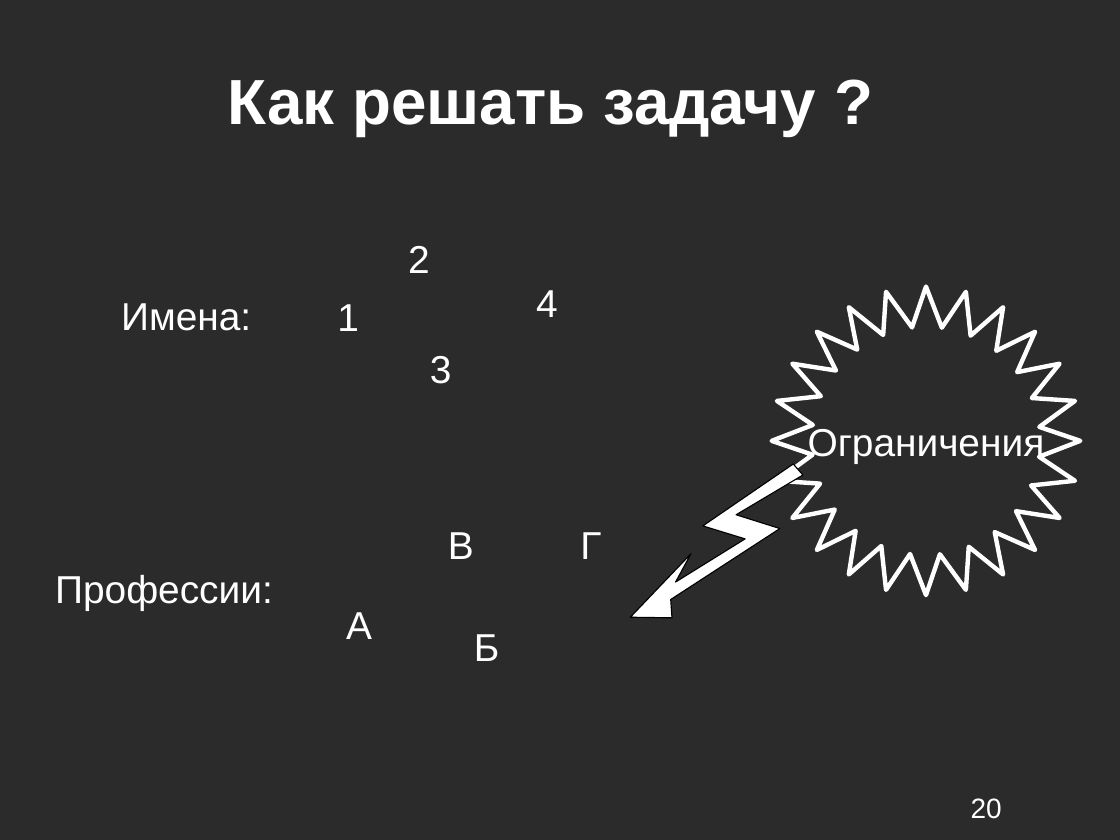
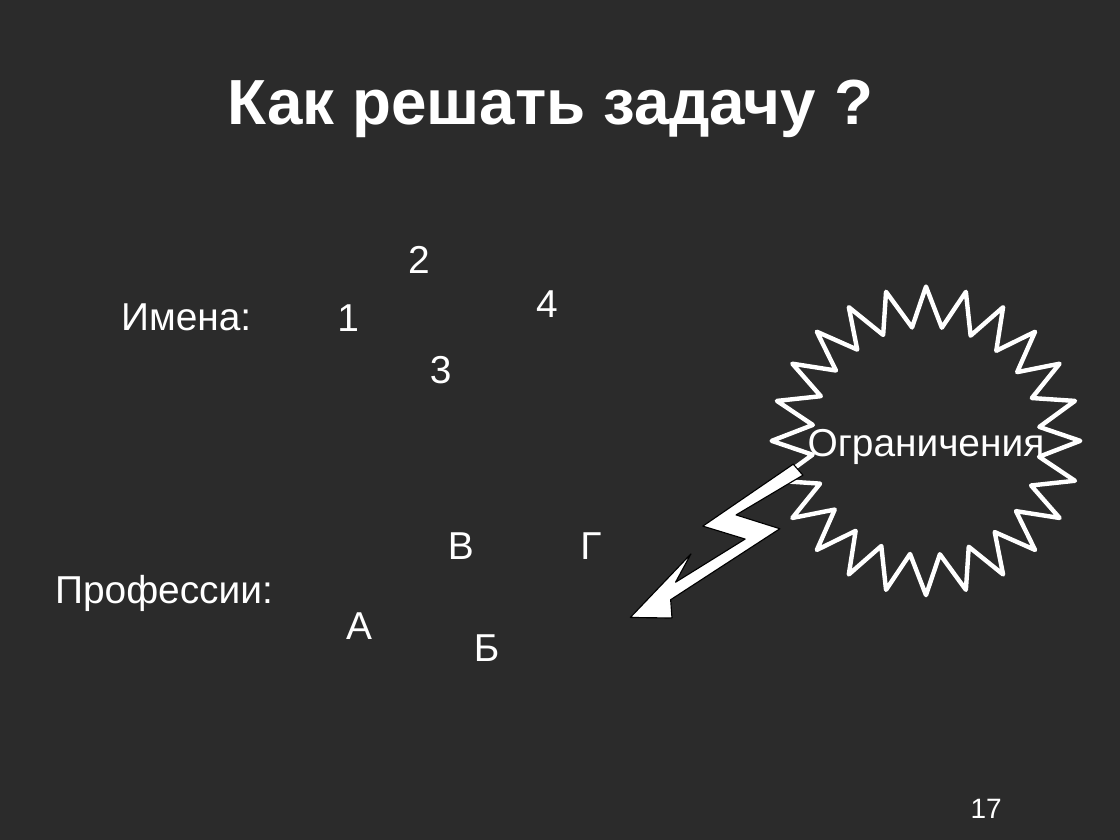
Before and after one commit to kevroletin/Coursework, a slide deck: slide 17 of 236_Кевролетин_презентация.ppt (slide 20 before the commit). Drawn at 1120x840 pixels with LibreOffice and Linux fonts; fonts in the diff are those of the drawing; background and template pictures are left out; a plain dark background stands for a picture behind light text. Boxes give left, top, right and bottom in pixels: in the first picture for what was removed or moved away, otherwise in the second. Text is boxed around its words. In the diff, an @@ line names an element or a change of style, - is before the commit and + after.

```diff
--- a/236_Кевролетин_презентация.ppt
+++ b/236_Кевролетин_презентация.ppt
@@ freeform shape at (630,441,816,657): outline redrawn @@
@@ page number at (971,798,1002,818): text changed @@
-20
+17
```
Also in this commit, not shown: 9 other slides changed, 3 slides removed, 3 other files.
